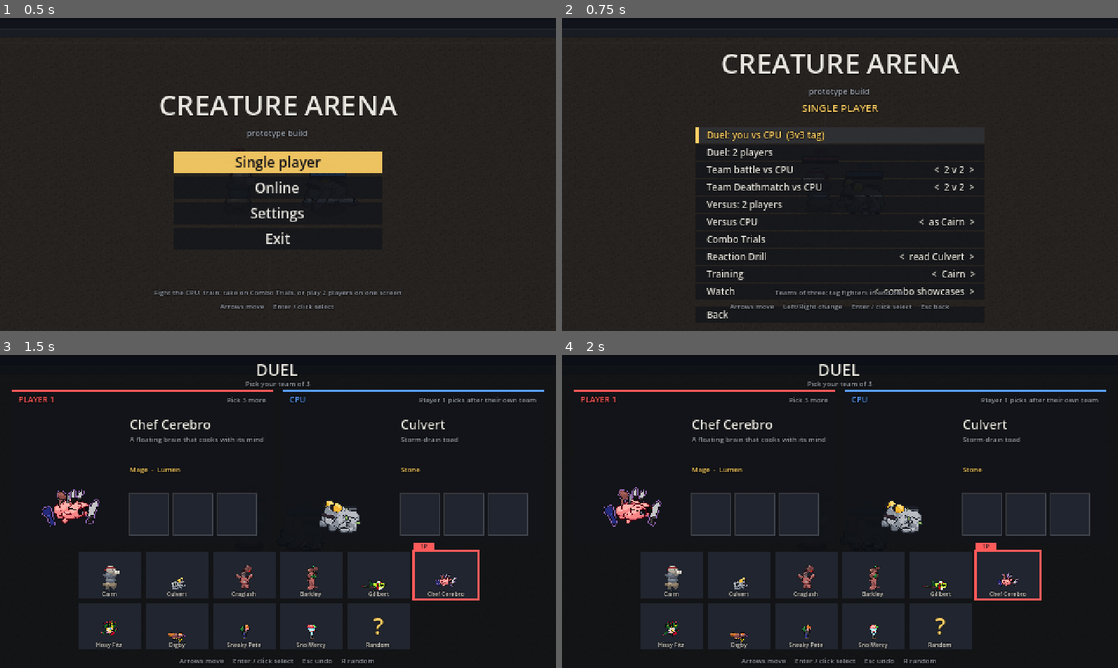
Above: before the commit, frames 1-4 (two rows, left to right).
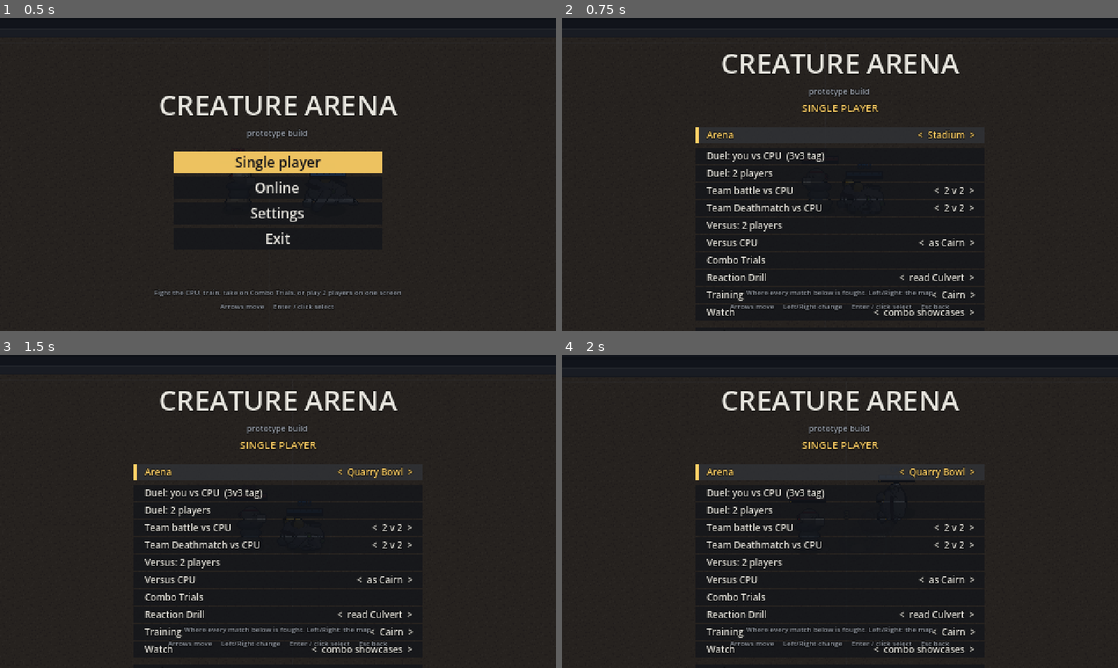
Above: after the commit, the same moments.

Repository: Redelements/creature-arena_
Game: Godot game, scene res://scenes/main.tscn
The game is run twice, just before and just after one commit, with the same random seed, the same clock (stepped at 60 frames per second) and the same inputs.
Inputs (mouse positions are in pixels of both pictures, inside the frame that each line leads up to):
- Up to frame 1 (0.5 s): no input
- Up to frame 2 (0.75 s): click "Single player" at 0.5 s
- Up to frame 3 (1.5 s): click (278, 470) at 1.25 s, where only the run after the commit has a clickable "Arena"
- Up to frame 4 (2 s): no input

Frame 1 is identical in both runs. In frame 2, 4.1% of the frame differs, in the area x 26-75%, y 36-96%; in frame 3, 13%, in the area x 2-98%, y 2-99%; in frame 4, 13%.

Commit message:
Arenas: Floodgate Stadium, Greenhouse Dome, the Arena menu row, ground tints
Floodgate Stadium: a shallows channel down the middle with two bridges, on
concrete. Greenhouse Dome: fence lines and brush beds on grass, with the spawns
and the deathmatch pads kept clear. Quarry Bowl's ground is stone. The single
player menu's Arena row picks the map for every offline match (saved with the
settings; `--arena=ID` too) and the view tints the floor by the map's ground.
Every map's spawns, deathmatch pads and starting fighters are checked to be on
open floor, and the CPU is checked to reach a foe from spawn to spawn on each.

Co-Authored-By: Claude Fable 5.1 <noreply@anthropic.com>

Diff:
--- /dev/null
+++ b/data/arenas/floodgate.json
@@ -0,0 +1,11 @@
+{
+	"_doc": "Floodgate Stadium: concrete with a shallows channel down the middle and two narrow bridges across it. Tide fighters own the channel (Culvert wades it at full speed; Flop Dash and Slush Slide run faster through it); everyone else crosses at the bridges or slows down. Rects are [col, row, width, height] in 8 px cells on the 84x36 grid.",
+	"id": "floodgate",
+	"name": "Floodgate Stadium",
+	"ground": "concrete",
+	"pieces": [
+		{"kind": "shallows", "rect": [38, 0, 8, 8]},
+		{"kind": "shallows", "rect": [38, 12, 8, 12]},
+		{"kind": "shallows", "rect": [38, 28, 8, 8]}
+	]
+}
--- /dev/null
+++ b/data/arenas/greenhouse.json
@@ -0,0 +1,17 @@
+{
+	"_doc": "Greenhouse Dome: grass beds, fence lines and brush. Fences stop bodies but not shots (Sneaky Pete ghosts through them, Chef Cerebro blinks over); brush hides whoever stands in it until a dash flattens it; Digby burrows under it all. Rects are [col, row, width, height] in 8 px cells on the 84x36 grid. The deathmatch pads (the side walls' middle) stay clear.",
+	"id": "greenhouse",
+	"name": "Greenhouse Dome",
+	"ground": "grass",
+	"pieces": [
+		{"kind": "fence", "rect": [26, 0, 1, 10]},
+		{"kind": "fence", "rect": [57, 26, 1, 10]},
+		{"kind": "fence", "rect": [22, 30, 10, 1]},
+		{"kind": "fence", "rect": [52, 8, 10, 1]},
+		{"kind": "brush", "rect": [8, 4, 10, 6]},
+		{"kind": "brush", "rect": [66, 26, 10, 6]},
+		{"kind": "brush", "rect": [36, 14, 12, 8]},
+		{"kind": "brush", "rect": [10, 28, 8, 5]},
+		{"kind": "brush", "rect": [66, 3, 8, 5]}
+	]
+}
--- a/data/arenas/quarry.json
+++ b/data/arenas/quarry.json
@@ -2,7 +2,7 @@
 	"_doc": "Quarry Bowl: two rubble walls split the floor into three lanes, open at the top and bottom. Tanks smash shortcuts through them (Craglash's Landslide Charge, Cairn's Rockslide Rush); everyone else goes round. Rects are [col, row, width, height] in 8 px cells on the 84x36 grid.",
 	"id": "quarry",
 	"name": "Quarry Bowl",
-	"ground": "dirt",
+	"ground": "stone",
 	"pieces": [
 		{"kind": "wall", "rect": [20, 5, 2, 26]},
 		{"kind": "wall", "rect": [62, 5, 2, 26]}
--- a/src/game/main.gd
+++ b/src/game/main.gd
@@ -11,7 +11,8 @@
 ##                         3 training as Cairn, 4 training as Culvert
 ##   --level=N             CPU level: 0 Easy, 1 Normal, 2 Hard
 ##   --seed=N              CPU random seed
-##   --arena=ID            the arena map for offline matches (stadium, quarry; data/arenas/)
+##   --arena=ID            the arena map for offline matches (stadium, quarry, floodgate,
+##                         greenhouse; data/arenas/)
 ##   --autoplay            training demo: the player side follows a scripted routine
 ##   --dummy-mode=N        0 stand, 1 guard, 2 walk, 3 dodge
 ##   --hitboxes            start with the hitbox overlay on
@@ -368,6 +369,12 @@
 	scr.row_gap = 1
 	scr.hints = ["move", "change", "select", "back"]
 	scr.builder = func(s: UiScreen):
+		var maps: Array = []
+		for id in ArenaMap.IDS:
+			maps.append(ArenaMap.name_of(id))
+		s.add_option("Arena", maps, maxi(0, ArenaMap.IDS.find(MatchFactory.arena)),
+			func(i: int): _set_arena(ArenaMap.IDS[i]), "Where every match below is fought. Left/Right: the map")
+		s.add_space(2)
 		for r in MENU_ROWS.size():
 			var row: Dictionary = MENU_ROWS[r]
 			var desc := String(row.get("desc", ""))
@@ -383,6 +390,13 @@
 		s.add_space(4)
 		s.add_button("Back", s.back)
 	ui.push(scr)
+
+
+## The arena offline matches play on (saved with the settings).
+func _set_arena(id: String) -> void:
+	if id in ArenaMap.IDS:
+		MatchFactory.arena = id
+		_save_settings()
 
 
 func _start_row(row: int) -> void:
@@ -883,6 +897,7 @@
 	for i in sides.size():
 		if sides[i] == Side.CPU:
 			cpus[i] = CpuController.new(i, level, seed_base * 101 + round_num * 7 + i)
+	arena.ground = String(sim.arena.get("ground", "dirt"))
 	arena.set_terrain(sim.terrain)
 	for v in views:
 		v.queue_free()
@@ -1644,6 +1659,9 @@
 		if pad in PlayerInput.PAD_LAYOUTS:
 			_set_pad_layout(pad)
 		level = clampi(int(cfg.get_value("game", "level", level)), 0, LEVEL_NAMES.size() - 1)
+		var ar := String(cfg.get_value("game", "arena", MatchFactory.arena))
+		if ar in ArenaMap.IDS:
+			MatchFactory.arena = ar
 		audio.set_music_muted(bool(cfg.get_value("audio", "music_muted", false)))
 		_online_fighter = String(cfg.get_value("online", "fighter", _online_fighter))
 		if not (_online_fighter in MatchFactory.FIGHTERS):
@@ -1673,6 +1691,7 @@
 	cfg.set_value("input", "layout", player_input.layout)
 	cfg.set_value("input", "pad_layout", player_input.pad_layout)
 	cfg.set_value("game", "level", level)
+	cfg.set_value("game", "arena", MatchFactory.arena)
 	cfg.set_value("audio", "music_muted", audio.music_muted)
 	cfg.set_value("online", "fighter", _online_fighter)
 	cfg.set_value("online", "address", _online_address)
--- a/src/sim/arena_map.gd
+++ b/src/sim/arena_map.gd
@@ -11,7 +11,7 @@
 const DIR := "res://data/arenas/"
 const DEFAULT := "stadium"
 ## Every map, in menu order.
-const IDS := ["stadium", "quarry"]
+const IDS := ["stadium", "quarry", "floodgate", "greenhouse"]
 
 static var _cache := {}
 
--- a/src/view/arena_view.gd
+++ b/src/view/arena_view.gd
@@ -16,6 +16,19 @@
 const TILE_BRUSH := 18  # two variants
 const TILE_BRUSH_FLAT := 20
 const TILE_RUBBLE_FLOOR := 21
+## How each map's ground tints the dirt tiles (the map's "ground" key).
+const GROUND_TINT := {
+	"dirt": Color(1.0, 1.0, 1.0),
+	"stone": Color(0.86, 0.86, 0.9),
+	"concrete": Color(0.78, 0.82, 0.88),
+	"grass": Color(0.84, 0.98, 0.72),
+}
+var ground := "dirt":
+	set(v):
+		if v != ground:
+			ground = v
+			_drawn_version = -1
+			queue_redraw()
 
 const C_BG := Color("1b1e26")
 const C_STAND_A := Color("3a3f4e")
@@ -88,7 +101,10 @@
 					idx = TILE_WALL_FACE if below != TerrainGrid.WALL else TILE_WALL_TOP + (cx + cy) % 2
 				TerrainGrid.SHALLOWS:
 					idx = TILE_SHALLOWS + (cx * 3 + cy * 5) % 2
-			draw_texture_rect_region(TILES, _cell_rect(cx, cy), Rect2(idx * 8, 0, 8, 8))
+			var plain := v == TerrainGrid.INTACT or v == TerrainGrid.CRACKED or v == TerrainGrid.BRUSH \
+				or v == TerrainGrid.BRUSH_FLAT or v == TerrainGrid.FENCE
+			draw_texture_rect_region(TILES, _cell_rect(cx, cy), Rect2(idx * 8, 0, 8, 8),
+				GROUND_TINT.get(ground, Color.WHITE) if plain else Color.WHITE)
 			var over := -1
 			match v:
 				TerrainGrid.FENCE: over = TILE_FENCE
--- a/tests/test_arena.gd
+++ b/tests/test_arena.gd
@@ -213,6 +213,29 @@
 	assert_true(other.state_digest() != d, "a different arena is a different state")
 
 
+func test_every_map_loads_with_walkable_spawns_and_pads() -> void:
+	for id in ArenaMap.IDS:
+		var sim := _on(id)
+		assert_eq(sim.arena_id, id, "arena id:")
+		for side in 2:
+			var sp := sim.spawn(side)
+			assert_true(sim.terrain.is_walkable(sim.terrain.get_cell(sim.terrain.world_to_cell(sp))),
+				"%s: spawn %d on walkable floor" % [id, side])
+			assert_false(sim.terrain.body_blocked(sp, 10.0), "%s: spawn %d clear of pieces" % [id, side])
+		var was: String = MatchFactory.arena
+		MatchFactory.arena = id
+		var t := TeamSim.new([["cairn", "sno", "pete"], ["culvert", "digby", "hissy"]], 3,
+			TeamSim.load_rules(TeamSim.DEATHMATCH_PATH))
+		MatchFactory.arena = was
+		for side in 2:
+			for k in 3:
+				var pad := t.pad_point(side, k)
+				assert_true(t.sim.terrain.is_walkable(t.sim.terrain.get_cell(t.sim.terrain.world_to_cell(pad))),
+					"%s: pad %d/%d on walkable floor" % [id, side, k])
+		for c in t.sim.creatures:
+			assert_false(t.sim.terrain.body_blocked(c.pos, c.radius), "%s: a fighter starts clear of pieces" % id)
+
+
 func test_the_same_inputs_on_quarry_give_the_same_match() -> void:
 	var a := SimCheck._quarry(7, 600)
 	var b := SimCheck._quarry(7, 600)
--- a/tests/test_cpu_pathing.gd
+++ b/tests/test_cpu_pathing.gd
@@ -96,6 +96,13 @@
 	assert_true(_cpu_reaches(fence, 1, 900) >= 0, "through the gap in the fence")
 
 
+func test_the_cpu_reaches_the_foe_from_the_spawns_on_every_map() -> void:
+	for id in ArenaMap.IDS:
+		var sim := _on(id, "digby", "barkley")
+		sim.creatures[1].facing = Vector2.LEFT
+		assert_true(_cpu_reaches(sim, 1, 900) >= 0, "%s: Normal reaches the foe" % id)
+
+
 func test_the_stadium_cpu_match_is_unchanged_by_pathing() -> void:
 	# On open floor the straight line is clear, so the CPU never consults the grid:
 	# the seeded match plays exactly as before pathing existed.
Not shown, changed: CLAUDE.md
Not shown, changed: README.md
